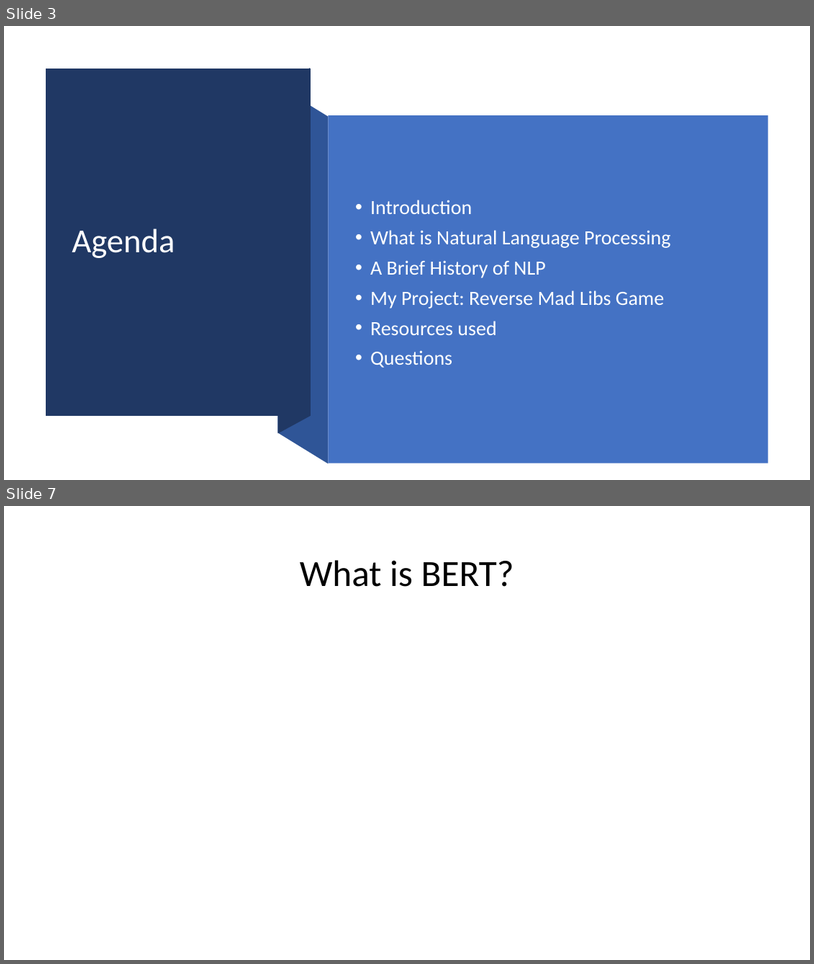
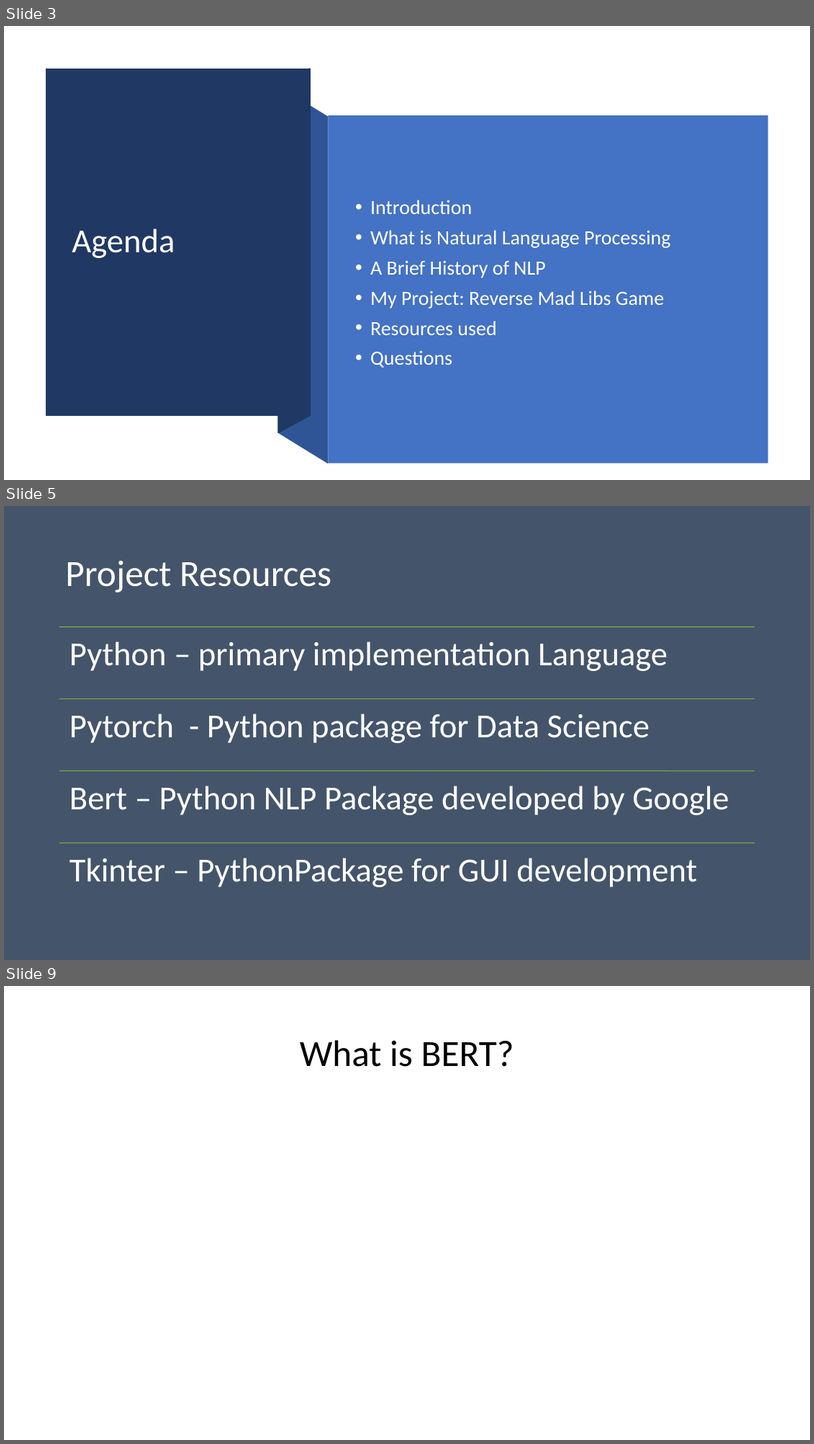
Before and after one commit to scottbing/SB_6000_NLP, a slide deck: Reverse Mad Libs.pptx. Shown one above the other, each under a label of ours: slides 3 and 7 before the commit, slides 3, 5 and 9 after it; the slides between them are not shown. The pictures are 814x964 and 814x1444 pixels, drawn with LibreOffice and Linux fonts; fonts in the diff are those of the drawing; background and template pictures are left out. Boxes give left, top, right and bottom in pixels: in the first picture for what was removed or moved away, otherwise in the second. Text is boxed around its words. In the diff, an @@ line names an element or a change of style, - is before the commit and + after.

```diff
--- a/Reverse Mad Libs.pptx
+++ b/Reverse Mad Libs.pptx
@@ slide 5 added at (x1=4, y1=506, x2=810, y2=960), background picture (left out) @@
@@ title added at (x1=65, y1=560, x2=332, y2=592), 44 pt, text #FFFFFF @@
+Project Resources
@@ group added at (x1=59, y1=627, x2=756, y2=887): 4 lines, 4 texts @@
+Python – primary implementation Language
+Pytorch - Python package for Data Science
+Bert – Python NLP Package developed by Google
+Tkinter – PythonPackage for GUI development
@@ what was slide 7 is now slide 9 @@
```
Also in this commit, not shown: 3 slides changed, 3 other slides added, 1 other file.
